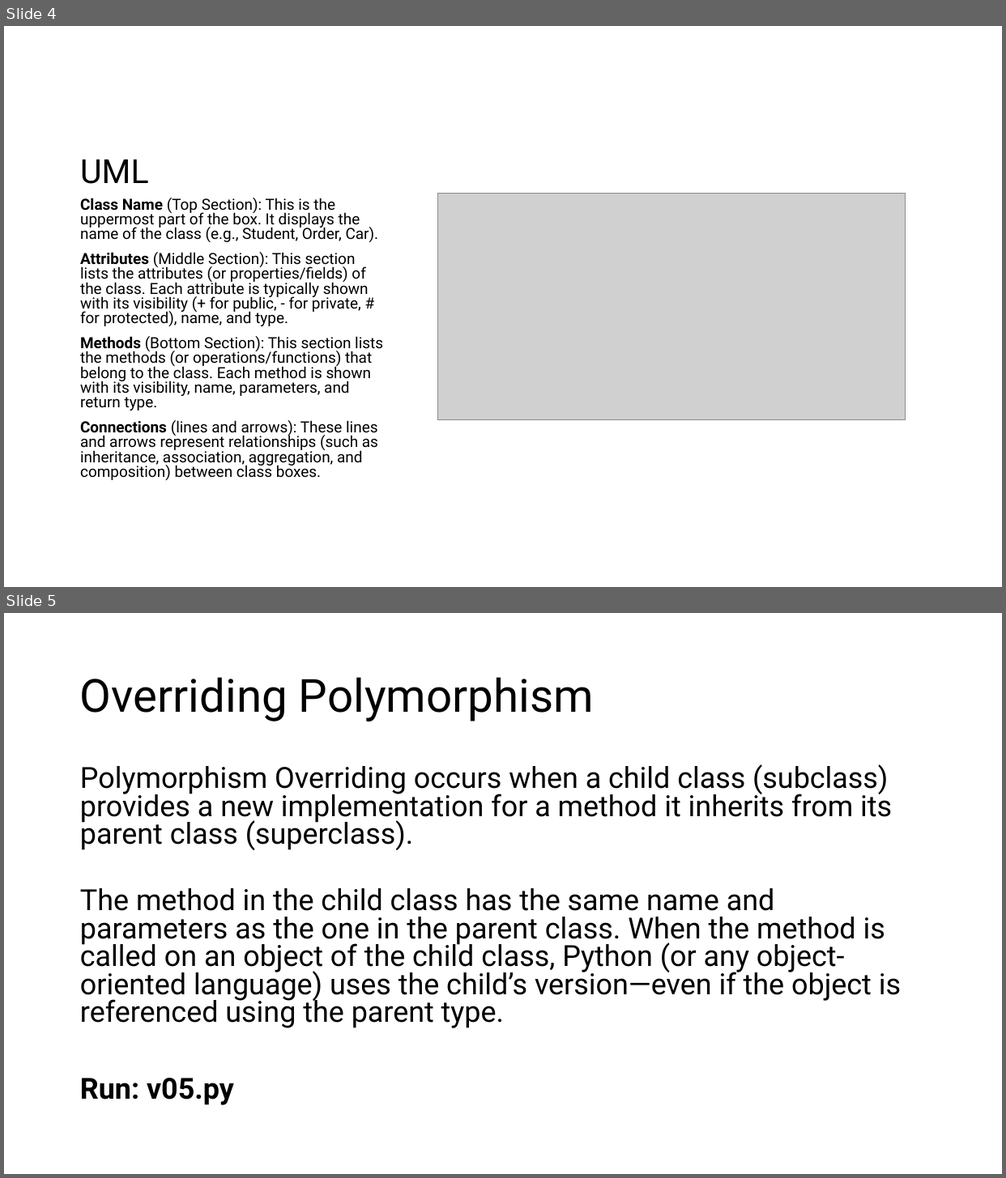
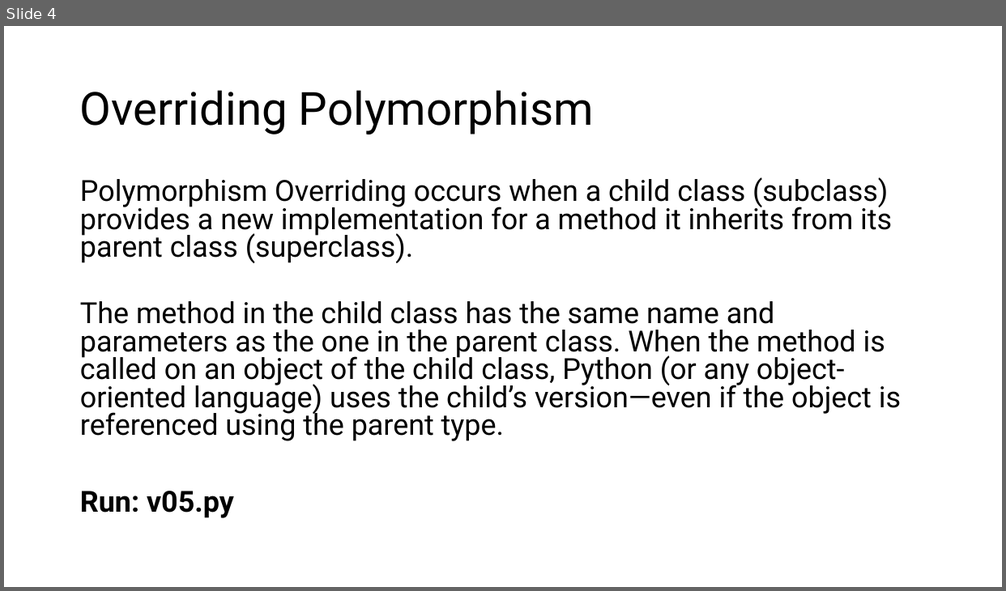
Before and after one commit to TempeHS/MicroPython_OOP_Pi_Pico_Mini_Project_Source, a slide deck: tutorials/presentations/Lecture2.pptx. Shown one above the other, each under a label of ours: slides 4 and 5 before the commit, slide 4 after it. The pictures are 1006x1178 and 1006x591 pixels, drawn with LibreOffice and Linux fonts; fonts in the diff are those of the drawing; grey boxes stand for pictures. Boxes give left, top, right and bottom in pixels: in the first picture for what was removed or moved away, otherwise in the second. Text is boxed around its words. In the diff, an @@ line names an element or a change of style, - is before the commit and + after.

```diff
--- a/tutorials/presentations/Lecture2.pptx
+++ b/tutorials/presentations/Lecture2.pptx
@@ slide 4 removed at bbox=[4, 26, 1002, 587], background #FFFFFF @@
@@ title removed at bbox=[80, 159, 149, 184] @@
-UML
@@ picture removed at bbox=[437, 193, 905, 420] @@
@@ text removed at bbox=[80, 198, 383, 480] @@
-Class Name (Top Section): This is the uppermost part of the box. It displays the name of the class (e.g., Student, Order, Car).
-Attributes (Middle Section): This section lists the attributes (or properties/fields) of the class. Each attribute is typically shown with its visibility (+ for public, - for private, # for protected), name, and type.
-Methods (Bottom Section): This section lists the methods (or operations/functions) that belong to the class. Each method is shown with its visibility, name, parameters, and return type.
-Connections (lines and arrows): These lines and arrows represent relationships (such as inheritance, association, aggregation, and composition) between class boxes.
@@ what was slide 5 is now slide 4 @@
```
Also in this commit, not shown: 1 slide changed, 2 slides added, 29 other files.
